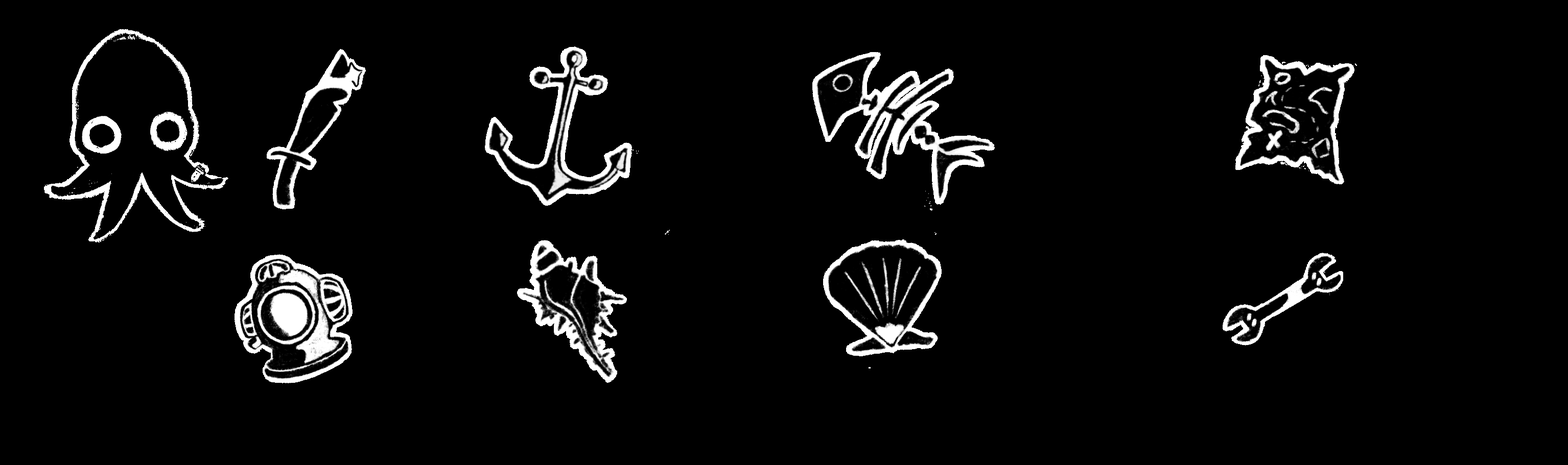
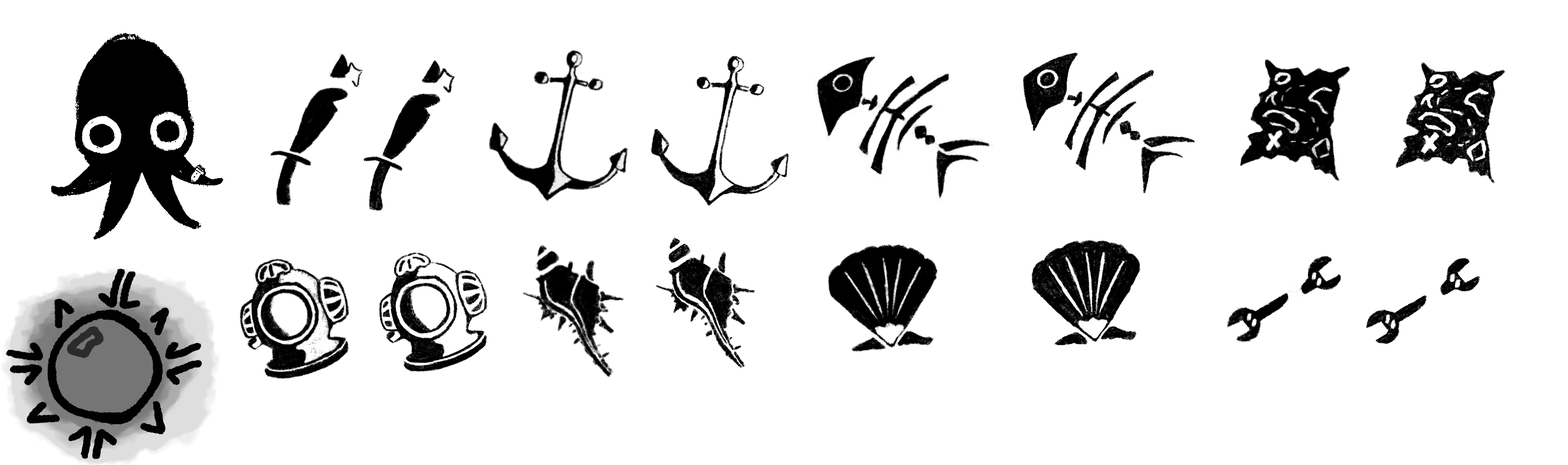
Layer changes from the first 1568×465 image to the second:
added group "Group 1" with 3 layers above "Layer 3" over [0, 265, 221, 465]
added layer "Hue/Saturation 1" in group "Group 1" over [5, 268, 202, 460]
added layer "Layer 5" in group "Group 1" over [47, 310, 156, 422]
added layer "Layer 6" in group "Group 1" over [0, 265, 221, 465]
